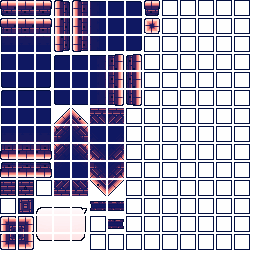
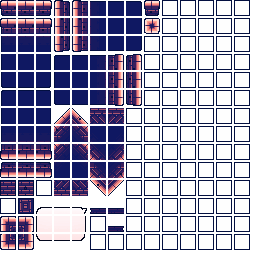
Two versions of the same layered image (256 x 256). Layer-by-layer changes:
painted on "그룹 2 - 고급 개체 그룹" over (90, 201, 124, 232)
